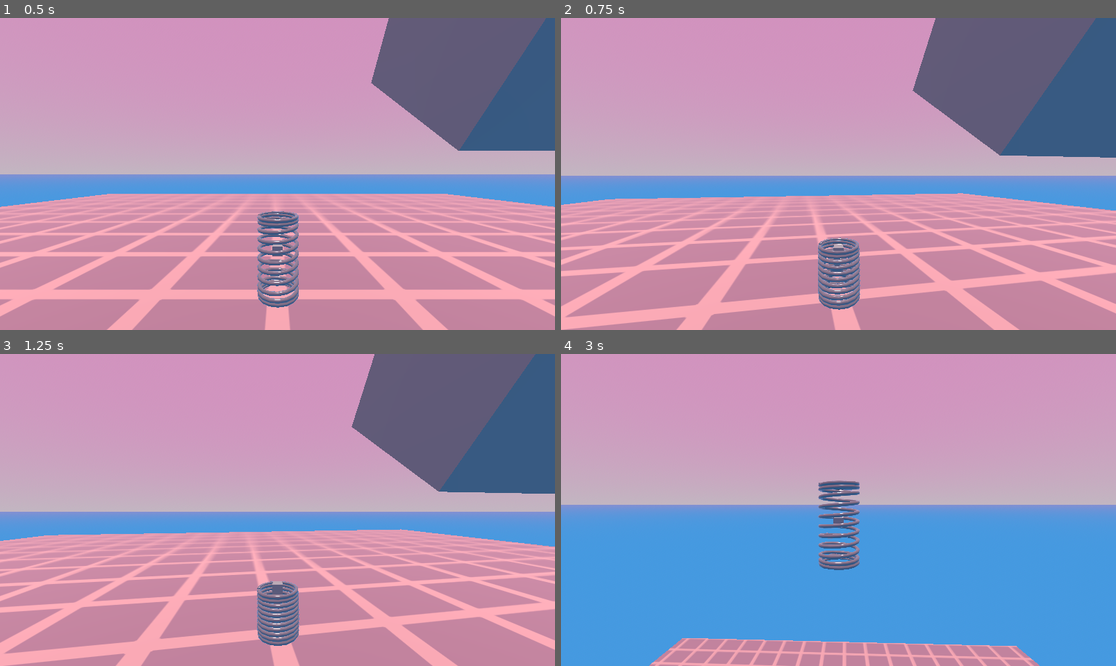
Above: before the commit, frames 1-4 (two rows, left to right).
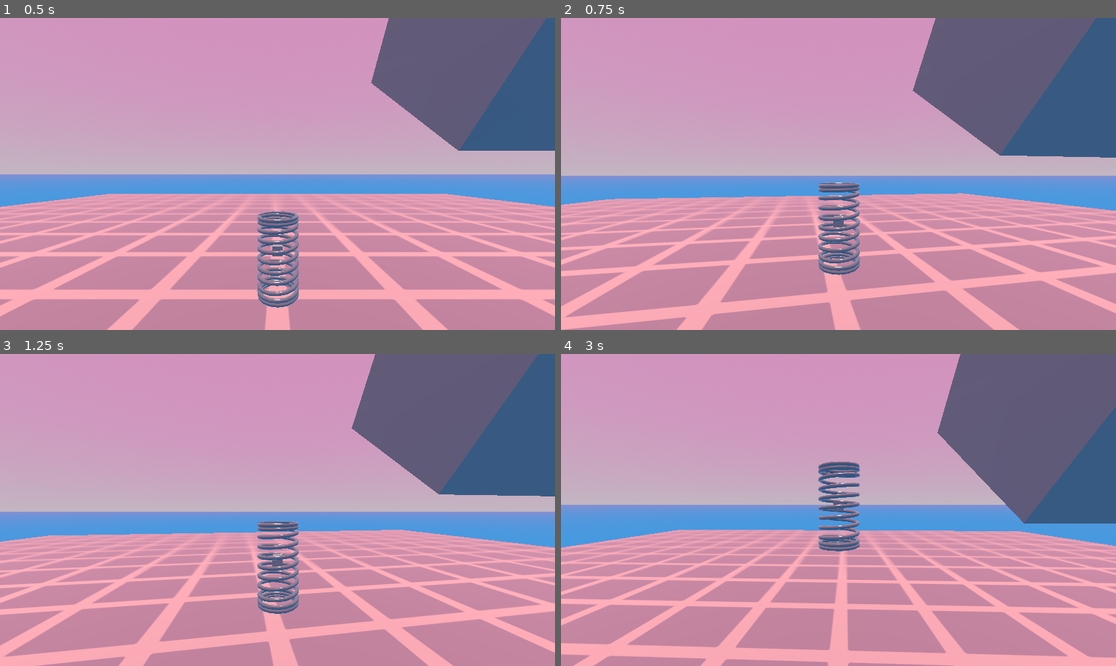
Above: after the commit, the same moments.

Repository: Althories/springstar
Game: Godot game, scene res://Scenes/Levels/main.tscn
The game is run twice, just before and just after one commit, with the same random seed, the same clock (stepped at 60 frames per second) and the same inputs.
Inputs (mouse positions are in pixels of both pictures, inside the frame that each line leads up to):
- Up to frame 1 (0.5 s): no input
- Up to frame 2 (0.75 s): move the mouse to (866, 174) at 0.52 s; hold W (move_forward) from 0.53 s (still down); hold Space (jump) from 0.53 s (still down)
- Up to frame 3 (1.25 s): keep holding W (move_forward); keep holding Space (jump)
- Up to frame 4 (3 s): keep holding W (move_forward); move the mouse to (810, 510) at 1.27 s; release Space (jump) at 1.28 s; click (810, 510) at 1.35 s; tap Space (jump) at 1.52, 1.55, 1.82 s; move the mouse to (849, 503) at 2.02 s; hold Space (jump) 2.03-2.78 s; move the mouse to (832, 516) at 2.77 s; click (832, 516) at 2.85 s

Frame 1 is identical in both runs. In frame 2, 2.3% of the frame differs, in the area x 46-54%, y 52-94%; in frame 3, 8.4%; in frame 4, 56%, in the area x 0-100%, y 0-100%.

Commit message:
Export range for idle_bounce_wait_frames
changed to var and given an export slider for convenient testing during runtime

Diff:
--- a/Scenes/Levels/main.tscn
+++ b/Scenes/Levels/main.tscn
@@ -118,6 +118,7 @@
 [node name="SpringStuff" type="Node" parent="."]
 
 [node name="TestSpring" parent="SpringStuff" instance=ExtResource("2_hmkfj")]
+idle_bounce_wait_frames = 5
 
 [node name="Misc" type="Node" parent="."]
 
--- a/Scripts/SpringCharacter/spring_script.gd
+++ b/Scripts/SpringCharacter/spring_script.gd
@@ -6,11 +6,11 @@
 const CAMERA_INTERPOLATION_WEIGHT = 0.1
 const CAMERA_VERTICAL_MOVEMENT_DEADZONE = 1.2
 const IDLE_ANIM_SPEED = 0.6
-const IDLE_BOUNCE_WAIT_FRAMES = 20
 
 @onready var camPivot: Node3D = $CamPivot
 @onready var animationPlayer: AnimationPlayer = $SpringAnimation
 @export var sens = 0.15
+@export var idle_bounce_wait_frames = 20
 
 var can_ground_bounce = true
 var bounce_timer = 0
@@ -52,7 +52,7 @@
 			bounce_timer += 1
 			if animationPlayer.current_animation_position == 0.0:
 				animationPlayer.play("SpringSquish",-1, IDLE_ANIM_SPEED) # begin idle bounce animation
-			if bounce_timer >= IDLE_BOUNCE_WAIT_FRAMES:
+			if bounce_timer >= idle_bounce_wait_frames:
 				can_ground_bounce = true					#not starting a jump, ground bounce
 				velocity.y = JUMP_IMPULSE					#regular bounce impulse
 		elif Input.is_action_pressed("jump"):
